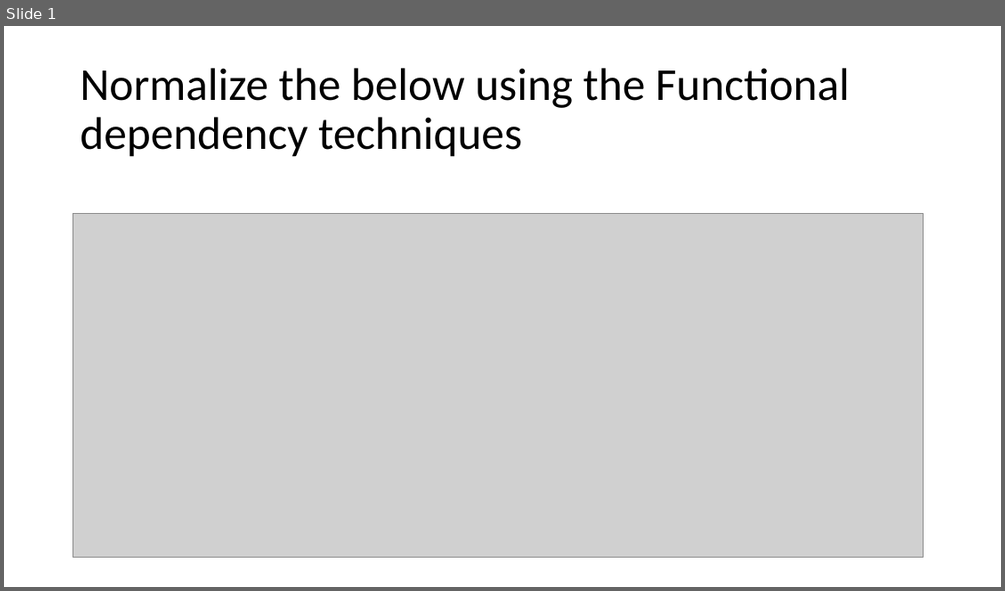
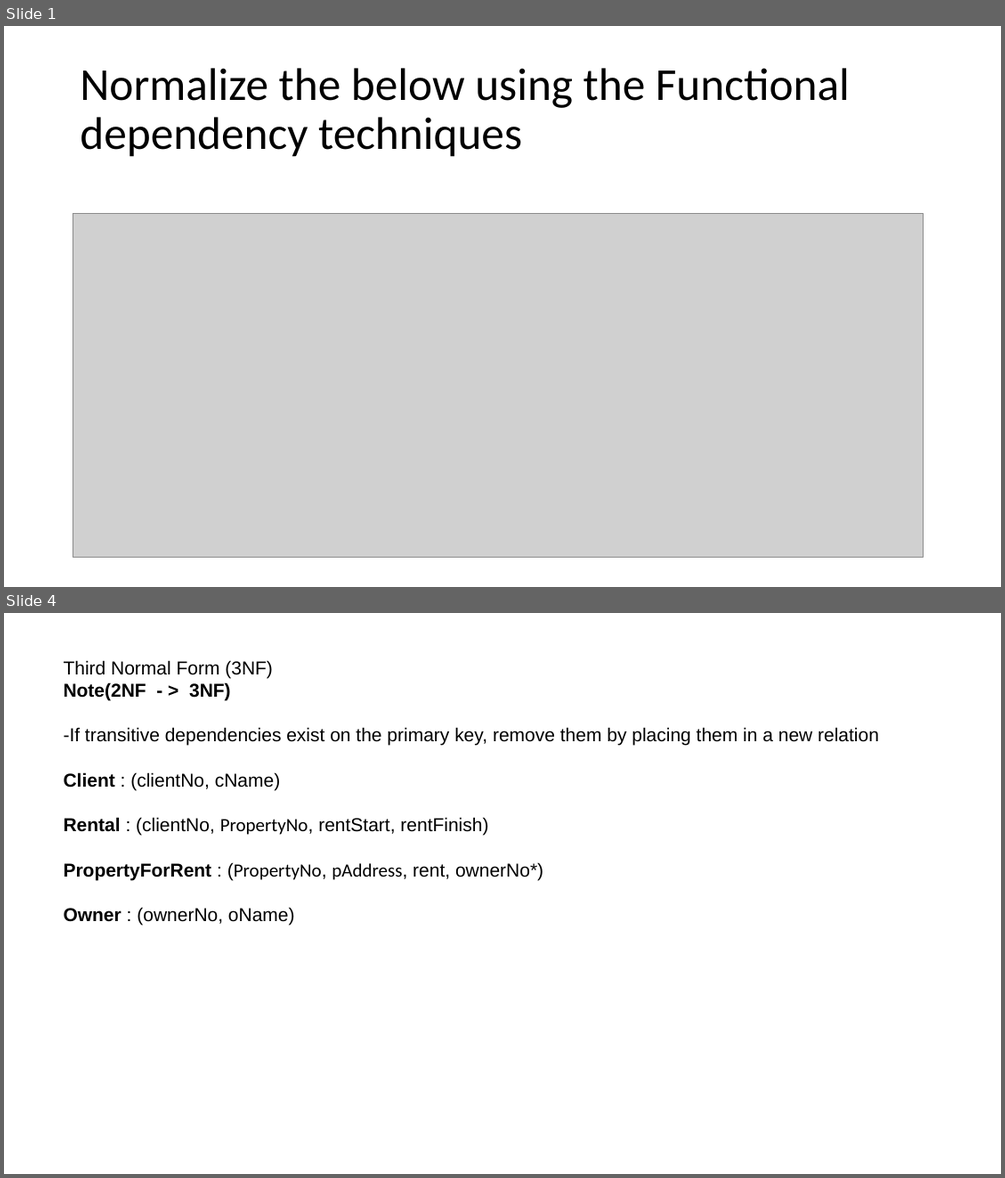
Before and after one commit to hasmukh7/medusind_IT, a slide deck: MS_SQL/Assignments/Normalization_solution.pptx. Shown one above the other, each under a label of ours: slide 1 before the commit, slides 1 and 4 after it; the slides between them are not shown. The pictures are 1005x591 and 1005x1178 pixels, drawn with LibreOffice and Linux fonts; fonts in the diff are those of the drawing; grey boxes stand for pictures. Boxes give left, top, right and bottom in pixels: in the first picture for what was removed or moved away, otherwise in the second. Text is boxed around its words. In the diff, an @@ line names an element or a change of style, - is before the commit and + after.

Commit message:
Normalization added

```diff
--- a/MS_SQL/Assignments/Normalization_solution.pptx
+++ b/MS_SQL/Assignments/Normalization_solution.pptx
@@ slide 4 added at (x1=4, y1=613, x2=1001, y2=1174), background #FFFFFF @@
@@ text added at (x1=64, y1=660, x2=879, y2=925), 18 pt, text #000000 @@
+Third Normal Form (3NF)
+Note(2NF - > 3NF)
+-If transitive dependencies exist on the primary key, remove them by placing them in a new relation
+Client : (clientNo, cName)
+Rental : (clientNo, PropertyNo, rentStart, rentFinish)
+PropertyForRent : (PropertyNo, pAddress, rent, ownerNo*)
+Owner : (ownerNo, oName)
```
Also in this commit, not shown: 1 slide changed, 1 other slide added.
